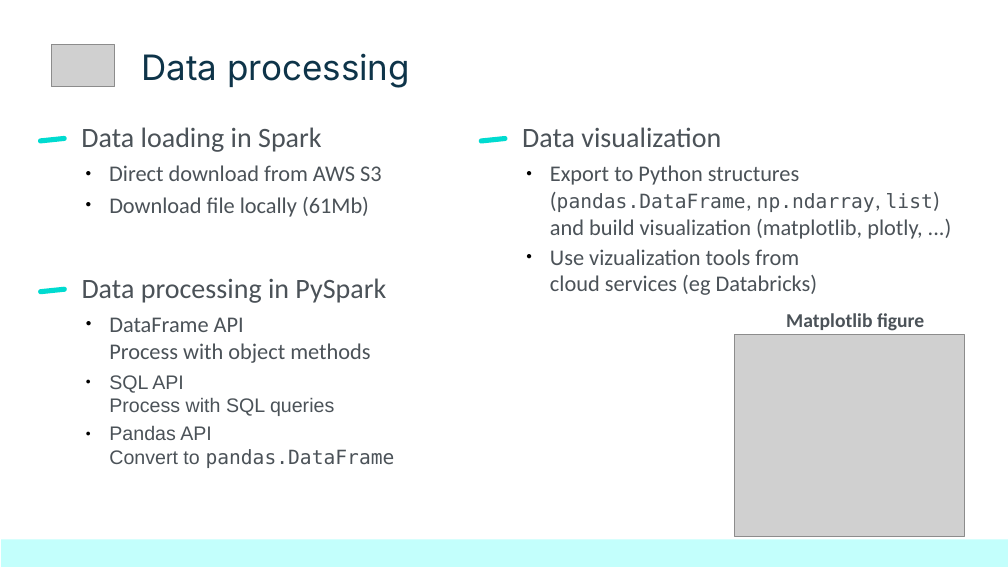
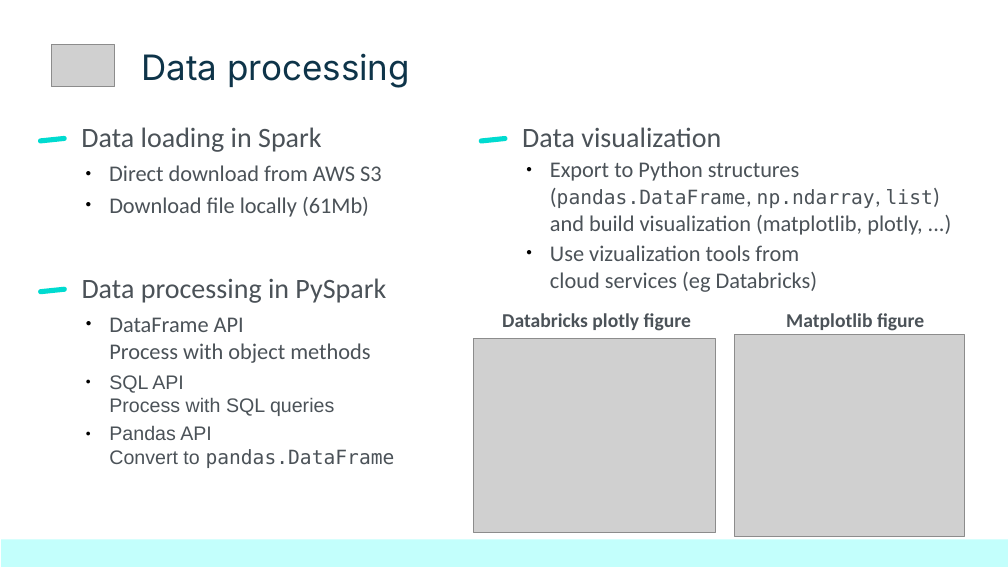
Before and after one commit to netesf13d/jedha-projects, a slide deck: slide 3 of 1-02-Steam_videogames_platform/presentation/Presentation - 1-02 - Steam videogames platform.odp. Drawn at 1008x567 pixels with LibreOffice and Linux fonts; fonts in the diff are those of the drawing; grey boxes stand for pictures. Boxes give left, top, right and bottom in pixels: in the first picture for what was removed or moved away, otherwise in the second. Text is boxed around its words. In the diff, an @@ line names an element or a change of style, - is before the commit and + after.

```diff
--- a/1-02-Steam_videogames_platform/presentation/Presentation - 1-02 - Steam videogames platform.odp
+++ b/1-02-Steam_videogames_platform/presentation/Presentation - 1-02 - Steam videogames platform.odp
@@ title "Export to Python structures (pandas.DataFrame, ...": place and size @@
-title "Export to Python structures (pandas.DataFrame, ..." at box(550, 165, 933, 239)
+title "Export to Python structures (pandas.DataFrame, ..." at box(550, 161, 933, 235)
@@ title "Use vizualization tools from cloud ...": place and size @@
-title "Use vizualization tools from cloud ..." at box(550, 249, 818, 295)
+title "Use vizualization tools from cloud ..." at box(550, 245, 818, 292)
@@ title added at box(502, 313, 691, 331), 14 pt, text #4B5258, bold @@
+Databricks plotly figure
@@ picture added at box(473, 339, 715, 532) @@
```
Also in this commit, not shown: 1 other slide changed, 46 other files.
